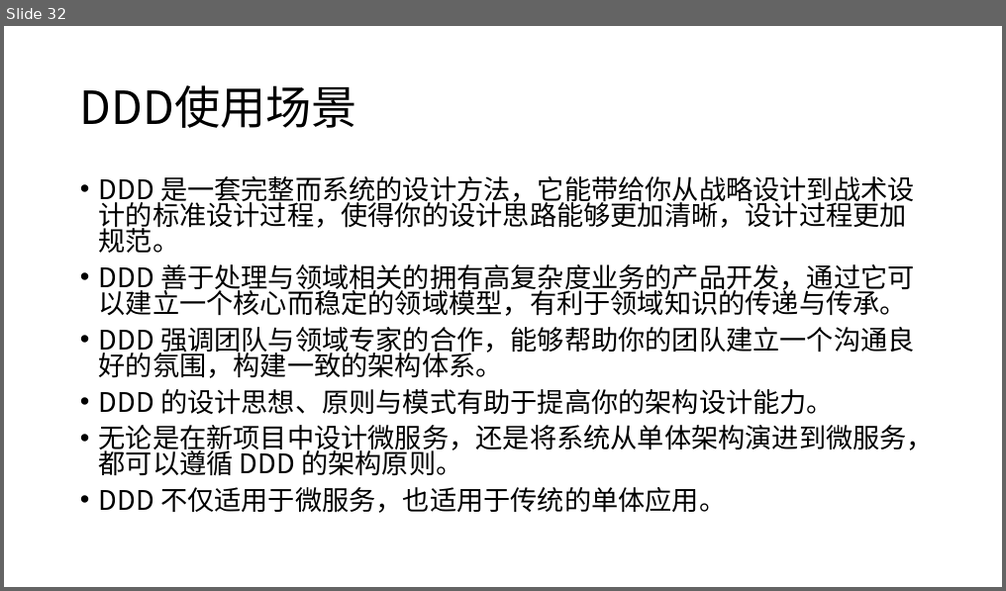
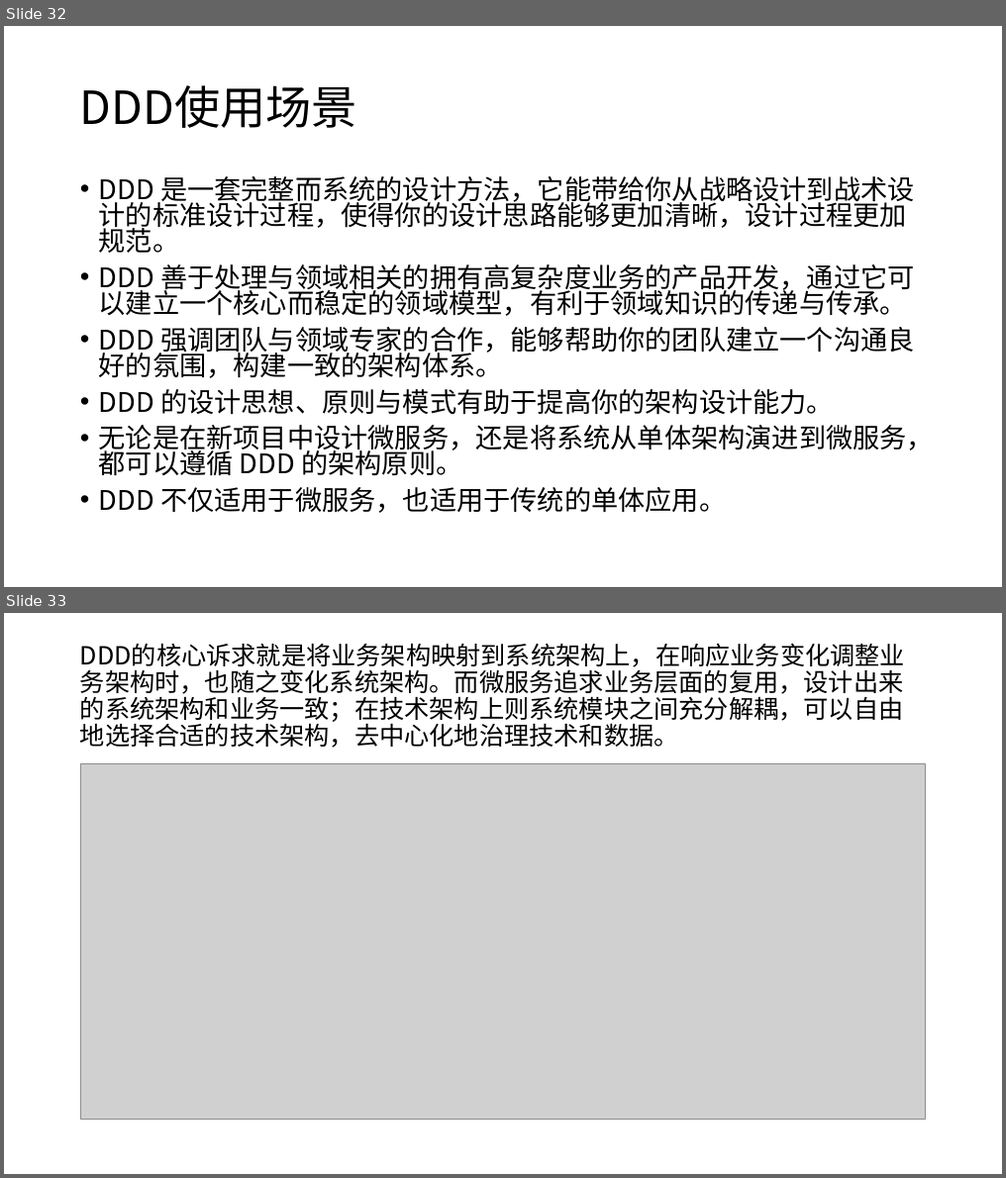
Before and after one commit to hz90/ckeditor-memo, a slide deck: ddd/关于DDD和微服务的分享内容.pptx. Shown one above the other, each under a label of ours: slide 32 before the commit, slides 32 and 33 after it. The pictures are 1006x591 and 1006x1178 pixels, drawn with LibreOffice and Linux fonts; fonts in the diff are those of the drawing; grey boxes stand for pictures. Boxes give left, top, right and bottom in pixels: in the first picture for what was removed or moved away, otherwise in the second. Text is boxed around its words. In the diff, an @@ line names an element or a change of style, - is before the commit and + after.

Commit message:
DDD

```diff
--- a/ddd/关于DDD和微服务的分享内容.pptx
+++ b/ddd/关于DDD和微服务的分享内容.pptx
@@ slide 33 added at (4,613,1002,1174), background #FFFFFF @@
@@ title added at (80,643,905,748), 24 pt, text #000000 @@
+DDD的核心诉求就是将业务架构映射到系统架构上，在响应业务变化调整业务架构时，也随之变化系统架构。而微服务追求业务层面的复用，设计出来的系统架构和业务一致；在技术架构上则系统模块之间充分解耦，可以自由地选择合适的技术架构，去中心化地治理技术和数据。
@@ picture added at (81,763,926,1120) @@
```
